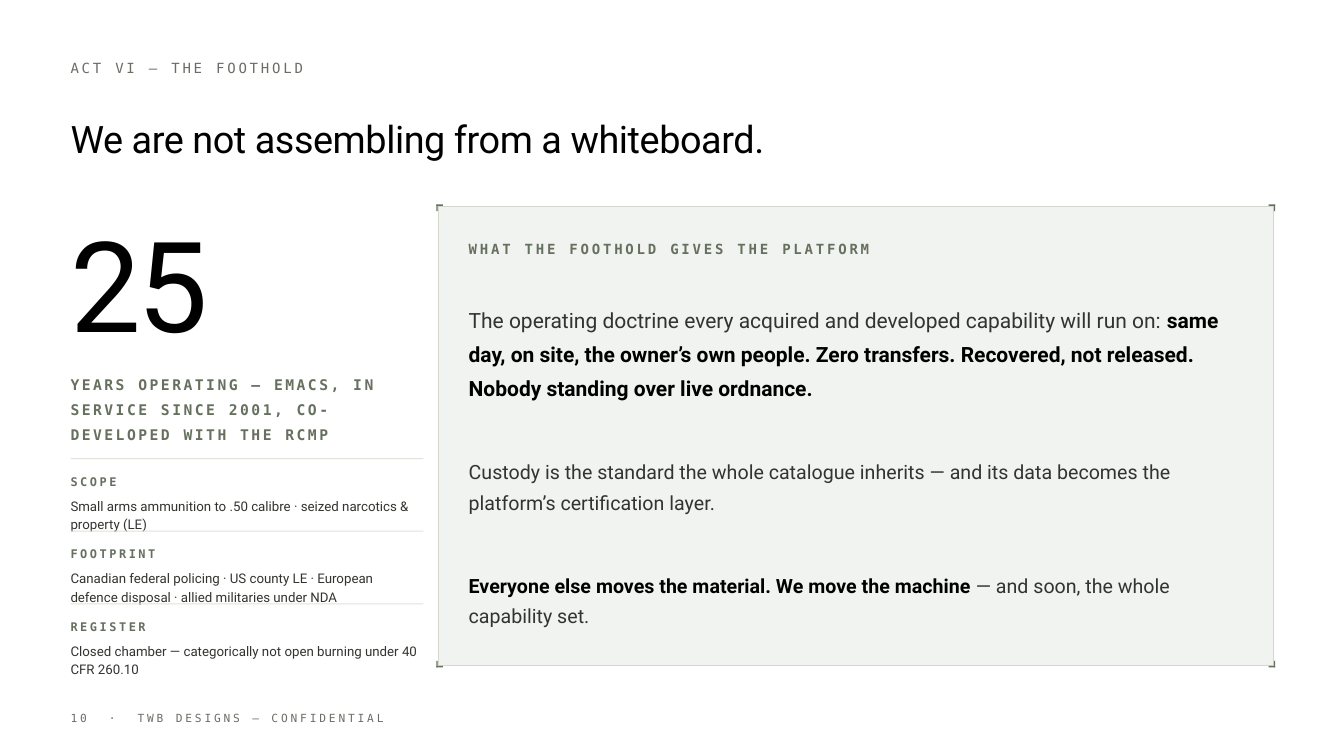
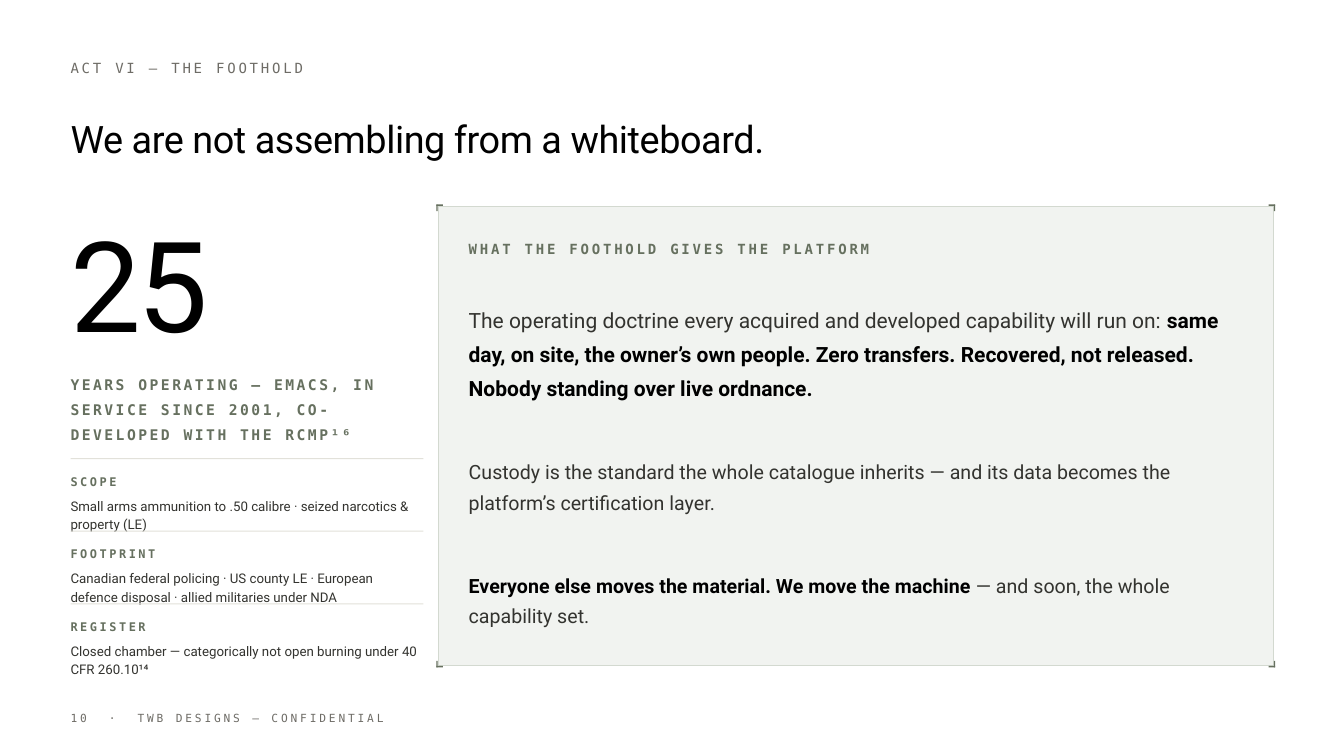
Before and after one commit to tomyouzwyshyn/TWB-Designs, a slide deck: slide 10 of deck/TWB_Investment_Deck.pptx. Drawn at 1344x756 pixels with LibreOffice and Linux fonts; fonts in the diff are those of the drawing. Boxes give left, top, right and bottom in pixels: in the first picture for what was removed or moved away, otherwise in the second. Text is boxed around its words. In the diff, an @@ line names an element or a change of style, - is before the commit and + after.

```diff
--- a/deck/TWB_Investment_Deck.pptx
+++ b/deck/TWB_Investment_Deck.pptx
@@ text at (71, 379, 373, 440): text changed @@
-YEARS OPERATING — EMACS, IN SERVICE SINCE 2001, CO-DEVELOPED WITH THE RCMP
+YEARS OPERATING — EMACS, IN SERVICE SINCE 2001, CO-DEVELOPED WITH THE RCMP¹⁶
@@ text at (71, 646, 417, 674): text changed @@
-Closed chamber — categorically not open burning under 40 CFR 260.10
+Closed chamber — categorically not open burning under 40 CFR 260.10¹⁴
```
Also in this commit, not shown: 8 other slides changed, 4 slides added, 2 slides removed.
